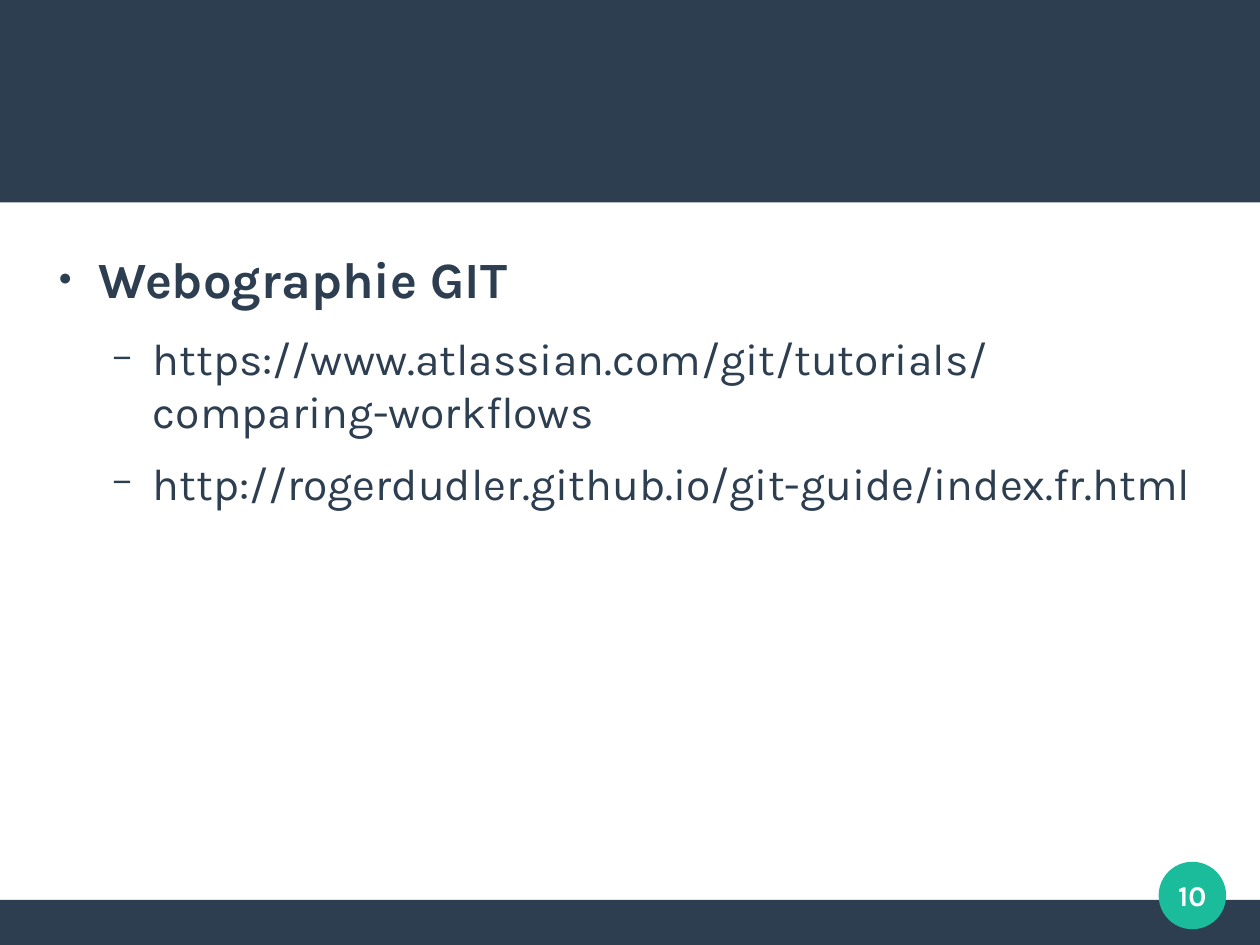
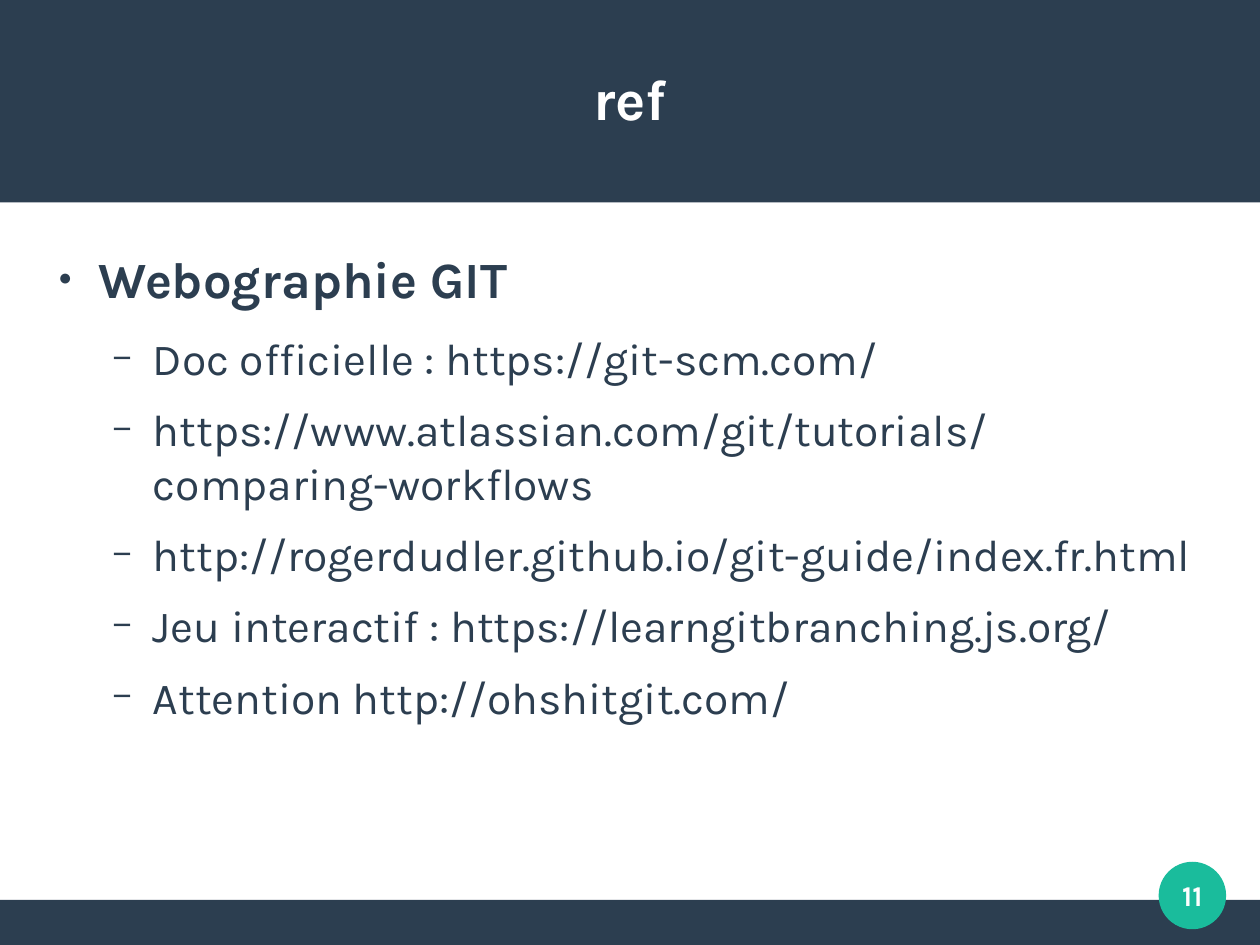
Before and after one commit to FAbOnGitHub/IntroductionGitLab, a slide deck: slide 11 of 20181008_initiation_GitLab_FM.odp (slide 10 before the commit). Drawn at 1260x945 pixels with LibreOffice and Linux fonts; fonts in the diff are those of the drawing; background and template pictures are left out. Boxes give left, top, right and bottom in pixels: in the first picture for what was removed or moved away, otherwise in the second. Text is boxed around its words. In the diff, an @@ line names an element or a change of style, - is before the commit and + after.

```diff
--- a/20181008_initiation_GitLab_FM.odp
+++ b/20181008_initiation_GitLab_FM.odp
@@ title added at (593,80,667,121), 36 pt, text #FFFFFF, bold @@
+ref
@@ text at (153,342,878,386): paragraph added @@
+  − Doc officielle : https://git-scm.com/
@@ text at (153,609,1111,725): paragraphs added @@
+  − Jeu interactif : https://learngitbranching.js.org/
+  − Attention http://ohshitgit.com/
@@ page number at (1182,887,1202,906): text changed @@
-10
+11
```
Also in this commit, not shown: 2 other slides changed, 2 slides added, 1 slide removed.
